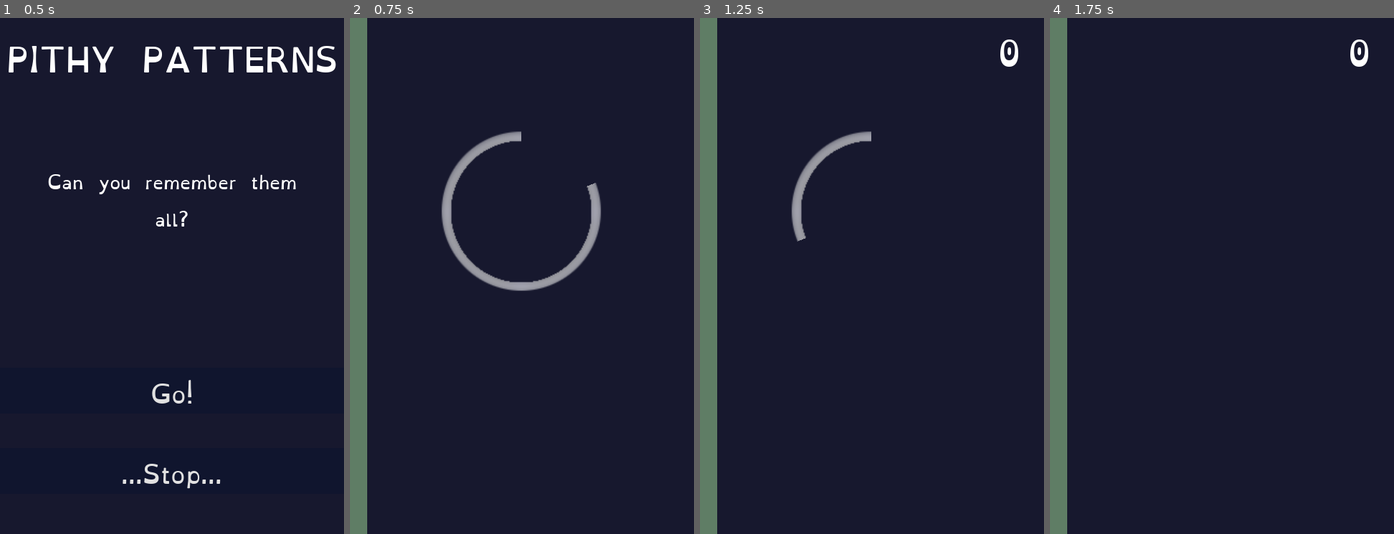
Above: before the commit, frames 1-4 (left to right).
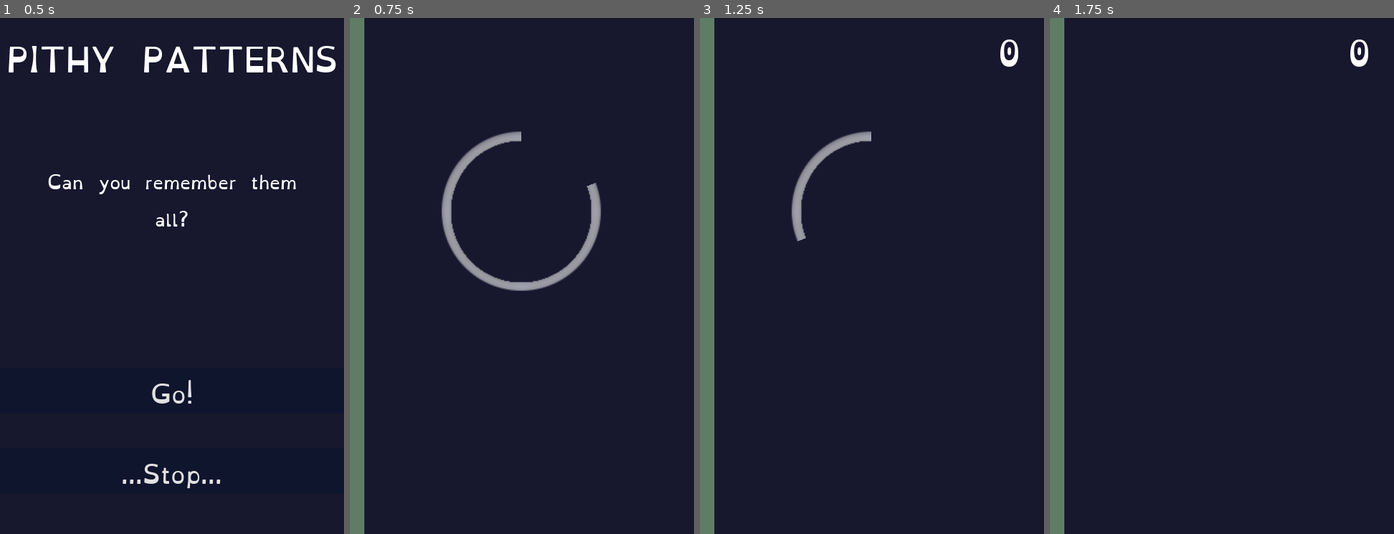
Above: after the commit, the same moments.

Repository: ArchiMoebius/barclick
Game: Godot game, scene res://Main.tscn
Same seed, same stepped clock (60 frames per second), same inputs: the game is played once before the commit and once after it.
Inputs:
- Up to frame 1 (0.5 s): no input
- Up to frame 2 (0.75 s): click "Go!" at 0.5 s
- Up to frame 3 (1.25 s): no input
- Up to frame 4 (1.75 s): no input

Frame 1 is identical in both runs. In frame 2, 0.8% of the frame differs, in the area x 4-5%, y 0-100%; in frame 3, 0.8%; in frame 4, 0.8%.

Commit message:
fix: expand HUD when aspect isn't as expected

Diff:
--- a/HUD/HUD.gd
+++ b/HUD/HUD.gd
@@ -8,9 +8,16 @@
 
 func _ready():
 	$".".show()
-	$HealthBarNode/HealthBar.hide()
+	$HealthBar.hide()
 	$LoadScreenAudioStream.play()
 	$Level.hide()
+
+	$HealthBar.rect_size = Vector2(get_viewport().get_visible_rect().size.y, 20)
+	$HealthBar.rect_position = Vector2(0, get_viewport().get_visible_rect().size.y)
+
+	$HealthBar.call_deferred("update")
+
+	print($HealthBar.rect_size)
 
 func set_level(level):
 	$Level.text = String(level)
@@ -38,7 +45,7 @@
 	$QuitButton.hide()
 	$Title.hide()
 	$Message.hide()
-	$HealthBarNode/HealthBar.show()
+	$HealthBar.show()
 	$LoadScreenAudioStream.stop()
 	playing = true
 
@@ -48,7 +55,7 @@
 	$Level.hide()
 	set_level(0)
 
-	$HealthBarNode/HealthBar.value = 3
+	$HealthBar.value = 3
 
 	if round_won:
 		round_won = false
--- a/HUD/HUD.tscn
+++ b/HUD/HUD.tscn
@@ -28,12 +28,9 @@
 font_data = ExtResource( 1 )
 
 [node name="Control" type="Node2D"]
-light_mask = 0
 script = ExtResource( 2 )
 
-[node name="HealthBarNode" type="Node" parent="."]
-
-[node name="HealthBar" type="ProgressBar" parent="HealthBarNode"]
+[node name="HealthBar" type="ProgressBar" parent="."]
 margin_top = 720.0
 margin_right = 720.0
 margin_bottom = 744.0
--- a/Main.gd
+++ b/Main.gd
@@ -7,7 +7,7 @@
 var ColorButton = preload("res://ColorButton.tscn")
 var round_won = false
 var time_period = 1
-var level = [1, 2, 2, 3, 3, 3, 4, 4, 5, 5, 5, 6, 6, 6, 7, 7, 8]
+var level = [1, 2, 3, 3, 4, 5, 5, 5, 6, 6, 6, 7, 7, 7, 8]
 var level_index = 0
 
 func _ready():
@@ -38,7 +38,7 @@
 		add_child(cb)
 
 	$HUD.z_index = cb.z_index + 1
-	$HUD/HealthBarNode/HealthBar.show()
+	$HUD/HealthBar.show()
 
 	secret_pattern.shuffle()
 
@@ -57,7 +57,7 @@
 			cb.pressable(false)
 			cb.play_sound()
 		else:
-			$HUD/HealthBarNode/HealthBar.value -= 1
+			$HUD/HealthBar.value -= 1
 			$Failure.play()
 			cb.set_color(cb.COLOR_UP)
 
@@ -65,8 +65,8 @@
 		round_won = true
 		time_period = 0.1
 
-		if $HUD/HealthBarNode/HealthBar.value < 3:
-			$HUD/HealthBarNode/HealthBar.value += 1
+		if $HUD/HealthBar.value < 3:
+			$HUD/HealthBar.value += 1
 
 		for i in range(button_count):
 			secret_pattern_show.append("Button%s" % String(i))
@@ -74,10 +74,10 @@
 func _process(delta):
 	time += delta
 
-	if time > time_period and $HUD/HealthBarNode/HealthBar.value <= 0:
+	if time > time_period and $HUD/HealthBar.value <= 0:
 		level_index = level.size()
-		$HUD/HealthBarNode/HealthBar.value = 3
-		$HUD/HealthBarNode/HealthBar.hide()
+		$HUD/HealthBar.value = 3
+		$HUD/HealthBar.hide()
 		$RoundTimer.start()
 		$HUD/Loading.start()
 		round_won = false
--- a/Main.tscn
+++ b/Main.tscn
@@ -6,10 +6,12 @@
 
 [node name="Main" type="Control"]
 margin_right = 480.0
-margin_bottom = 780.0
-grow_horizontal = 2
+margin_bottom = 720.0
+grow_horizontal = 0
 grow_vertical = 2
-rect_min_size = Vector2( 420, 780 )
+rect_min_size = Vector2( 480, 720 )
+size_flags_horizontal = 3
+size_flags_vertical = 3
 script = ExtResource( 2 )
 __meta__ = {
 "_edit_use_anchors_": false
@@ -25,6 +27,7 @@
 [node name="ColorRect" type="ColorRect" parent="."]
 margin_right = 480.0
 margin_bottom = 720.0
+grow_vertical = 2
 rect_min_size = Vector2( 480, 720 )
 size_flags_horizontal = 3
 size_flags_vertical = 3
--- a/project.godot
+++ b/project.godot
@@ -25,6 +25,7 @@
 window/dpi/allow_hidpi=true
 window/handheld/orientation="portrait"
 window/stretch/mode="2d"
+window/stretch/aspect="keep_width"
 
 [gdnative]
 
@@ -40,3 +41,4 @@
 quality/intended_usage/framebuffer_allocation=0
 quality/intended_usage/framebuffer_allocation.mobile=0
 quality/subsurface_scattering/quality=2
+environment/default_clear_color=Color( 0.0901961, 0.0941176, 0.180392, 1 )
Not shown, changed: .gitignore
